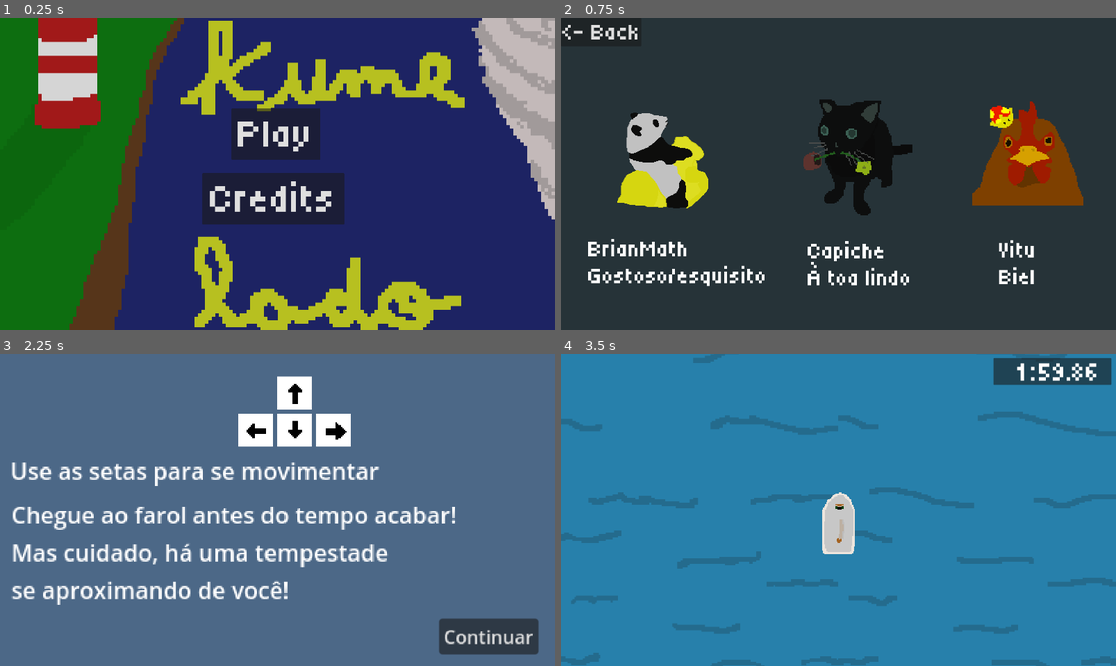
Above: before the commit, frames 1-4 (two rows, left to right).
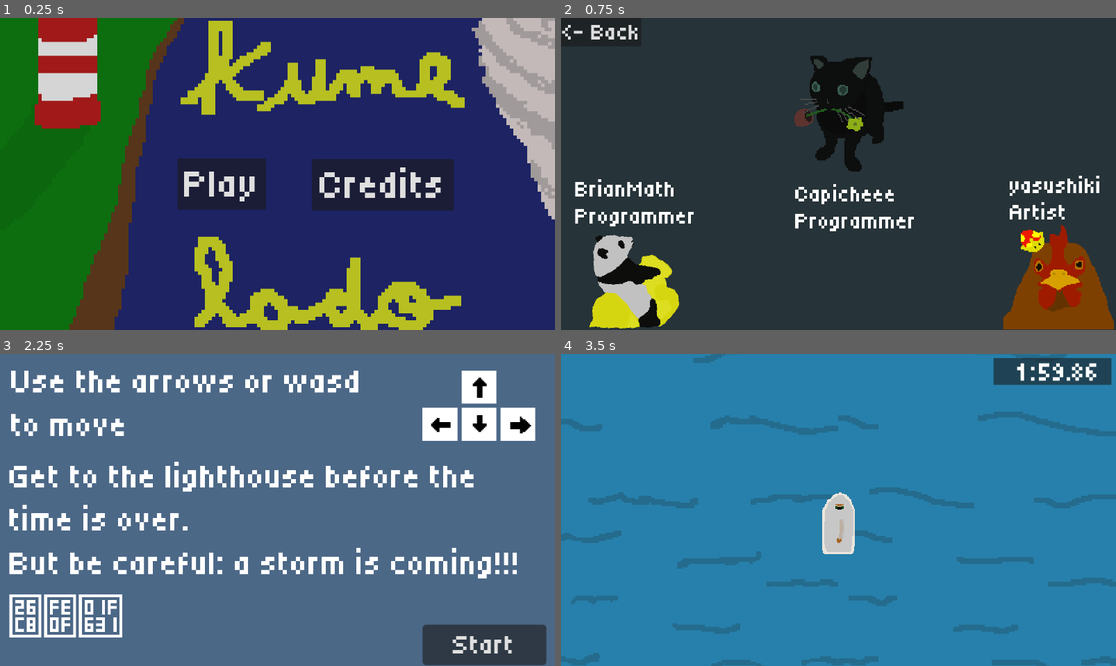
Above: after the commit, the same moments.

Repository: BrianMath/projeto-perfeito
Game: Godot game, scene res://Scenes/menu.tscn
Two runs of this game, one before a commit and one after it. Both use one fixed random seed, a clock stepped at 60 frames per second and the inputs below. Sound files missing from this copy of the repository are replaced by a short silence.
Inputs:
- Up to frame 1 (0.25 s): no input
- Up to frame 2 (0.75 s): click "Credits" at 0.5 s
- Up to frame 3 (2.25 s): click "<- Back" at 1.25 s; click "Play" at 2 s
- Up to frame 4 (3.5 s): click "Continuar" (after the commit: "Start") at 2.75 s

The runs differ from the first frame. In frame 1, 10% of the frame differs, in the area x 31-82%, y 28-67%; in frame 2, 23%, in the area x 2-100%, y 12-100%; in frame 3, 21%; in frame 4, nothing differs.

Commit message:
Jogo pronto

Diff:
--- a/Scenes/control.tscn
+++ b/Scenes/control.tscn
@@ -1,7 +1,16 @@
-[gd_scene load_steps=3 format=3 uid="uid://bd0shhw2vo0ai"]
+[gd_scene load_steps=6 format=3 uid="uid://bd0shhw2vo0ai"]
 
-[ext_resource type="Script" path="res://Scenes/control.gd" id="1_hu748"]
+[ext_resource type="Script" path="res://Scripts/control.gd" id="1_hu748"]
 [ext_resource type="Texture2D" uid="uid://davrtavcs0lrk" path="res://Assets/Images/setas.png" id="1_xry8e"]
+[ext_resource type="FontFile" uid="uid://7y2h2u4iw37n" path="res://Assets/Tiny5-Regular.ttf" id="3_nuaex"]
+
+[sub_resource type="LabelSettings" id="LabelSettings_j2ky5"]
+font = ExtResource("3_nuaex")
+font_size = 24
+
+[sub_resource type="LabelSettings" id="LabelSettings_dpnyf"]
+font = ExtResource("3_nuaex")
+font_size = 24
 
 [node name="Control" type="Node2D"]
 script = ExtResource("1_hu748")
@@ -17,34 +26,40 @@
 color = Color(0.298138, 0.407093, 0.527914, 1)
 
 [node name="setas" type="Sprite2D" parent="."]
-position = Vector2(1074, 326)
+position = Vector2(1712, 305)
 scale = Vector2(4.81, 4.95)
 texture = ExtResource("1_xry8e")
 
-[node name="Button" type="Button" parent="."]
-offset_left = 1519.0
-offset_top = 916.0
-offset_right = 1605.0
-offset_bottom = 947.0
-scale = Vector2(4, 4)
-text = "Continuar"
-
 [node name="Label" type="Label" parent="."]
-offset_left = 36.0
-offset_top = 346.0
-offset_right = 291.0
-offset_bottom = 369.0
+offset_left = 39.0
+offset_top = 28.0001
+offset_right = 313.0
+offset_bottom = 85.0001
 scale = Vector2(5, 5)
-text = "Use as setas para se movimentar"
+text = "Use the arrows or wasd to move"
+label_settings = SubResource("LabelSettings_j2ky5")
+autowrap_mode = 2
 
 [node name="Label2" type="Label" parent="."]
-offset_left = 39.0
-offset_top = 498.0
-offset_right = 430.0
-offset_bottom = 573.0
+offset_left = 33.0
+offset_top = 357.0
+offset_right = 410.0
+offset_bottom = 474.0
 scale = Vector2(5, 5)
-text = "Chegue ao farol antes do tempo acabar!
-Mas cuidado, há uma tempestade
-se aproximando de você!"
+text = "Get to the lighthouse before the time is over.
+But be careful: a storm is coming!!!
+⛈️😱"
+label_settings = SubResource("LabelSettings_dpnyf")
+autowrap_mode = 2
+
+[node name="Button" type="Button" parent="."]
+offset_left = 1462.0
+offset_top = 937.0
+offset_right = 1569.0
+offset_bottom = 972.0
+scale = Vector2(4, 4)
+theme_override_fonts/font = ExtResource("3_nuaex")
+theme_override_font_sizes/font_size = 24
+text = "Start"
 
 [connection signal="pressed" from="Button" to="." method="_on_button_pressed"]
--- a/Scenes/credits.tscn
+++ b/Scenes/credits.tscn
@@ -28,45 +28,46 @@
 text = "<- Back"
 
 [node name="Label" type="Label" parent="."]
-offset_left = 93.5001
-offset_top = 754.75
-offset_right = 713.5
-offset_bottom = 937.75
+offset_left = 49.0
+offset_top = 548.0
+offset_right = 669.0
+offset_bottom = 731.0
 text = "BrianMath
-Gostoso/esquisito"
+Programmer"
 label_settings = SubResource("LabelSettings_cdk0p")
 
 [node name="Label2" type="Label" parent="."]
-offset_left = 854.0
-offset_top = 762.0
-offset_right = 1284.0
-offset_bottom = 945.0
-text = "Capiche
-À toa lindo"
+offset_left = 811.0
+offset_top = 565.0
+offset_right = 1241.0
+offset_bottom = 748.0
+text = "Capicheee
+Programmer"
 label_settings = SubResource("LabelSettings_cdk0p")
 
 [node name="Label3" type="Label" parent="."]
-offset_left = 1514.5
-offset_top = 758.75
-offset_right = 1864.5
-offset_bottom = 941.75
-text = "Vitu
-Biel"
+offset_left = 1552.0
+offset_top = 535.0
+offset_right = 1902.0
+offset_bottom = 718.0
+text = "yasushiki
+Artist"
 label_settings = SubResource("LabelSettings_cdk0p")
 
 [node name="Icon" type="Sprite2D" parent="."]
-position = Vector2(372.5, 490.75)
+position = Vector2(264, 906)
+rotation = -0.0861854
 scale = Vector2(0.233333, 0.233333)
 texture = ExtResource("3_u4fiu")
 
 [node name="Icon2" type="Sprite2D" parent="."]
-position = Vector2(1026.5, 482.75)
+position = Vector2(996, 332)
 scale = Vector2(0.401064, 0.401064)
 texture = ExtResource("4_e8aw3")
 
 [node name="Icon3" type="Sprite2D" parent="."]
 modulate = Color(1, 1, 0, 1)
-position = Vector2(1615, 457)
+position = Vector2(1721, 886)
 scale = Vector2(0.3835, 0.3835)
 texture = ExtResource("5_h5tca")
 
--- a/Scenes/main.tscn
+++ b/Scenes/main.tscn
@@ -7,8 +7,8 @@
 [ext_resource type="Script" path="res://Scripts/panel.gd" id="4_tnimw"]
 [ext_resource type="Texture2D" uid="uid://dlykx0fvetq55" path="res://Assets/Images/fumaça.png" id="5_12xik"]
 [ext_resource type="Texture2D" uid="uid://ul7h85nfwn64" path="res://Assets/Images/mar.png" id="6_7yw0q"]
+[ext_resource type="Texture2D" uid="uid://b1x1pndu7h4n1" path="res://Assets/Images/chuva.png" id="6_seklw"]
 [ext_resource type="FontFile" uid="uid://7y2h2u4iw37n" path="res://Assets/Tiny5-Regular.ttf" id="6_v7o8l"]
-[ext_resource type="Texture2D" uid="uid://dbnrkvx0aa8e7" path="res://chuva.png" id="6_xfh0s"]
 [ext_resource type="Texture2D" uid="uid://cthsu7gykxvia" path="res://Assets/Images/farol.png" id="7_0jbni"]
 [ext_resource type="AudioStream" uid="uid://ctx2lqjnb8dg4" path="res://Assets/Sounds/jogo.wav" id="10_1d3fv"]
 
@@ -179,40 +179,40 @@
 "speed": 2.0
 }]
 
-[sub_resource type="AtlasTexture" id="AtlasTexture_wd6jm"]
-atlas = ExtResource("6_xfh0s")
+[sub_resource type="AtlasTexture" id="AtlasTexture_8vypf"]
+atlas = ExtResource("6_seklw")
 region = Rect2(0, 0, 500, 500)
 
-[sub_resource type="AtlasTexture" id="AtlasTexture_3onbd"]
-atlas = ExtResource("6_xfh0s")
+[sub_resource type="AtlasTexture" id="AtlasTexture_c7asg"]
+atlas = ExtResource("6_seklw")
 region = Rect2(500, 0, 500, 500)
 
-[sub_resource type="AtlasTexture" id="AtlasTexture_4v0an"]
-atlas = ExtResource("6_xfh0s")
+[sub_resource type="AtlasTexture" id="AtlasTexture_xgoni"]
+atlas = ExtResource("6_seklw")
 region = Rect2(0, 500, 500, 500)
 
-[sub_resource type="AtlasTexture" id="AtlasTexture_sco1e"]
-atlas = ExtResource("6_xfh0s")
+[sub_resource type="AtlasTexture" id="AtlasTexture_vhh51"]
+atlas = ExtResource("6_seklw")
 region = Rect2(500, 500, 500, 500)
 
-[sub_resource type="SpriteFrames" id="SpriteFrames_xi0fk"]
+[sub_resource type="SpriteFrames" id="SpriteFrames_8a31t"]
 animations = [{
 "frames": [{
 "duration": 1.0,
-"texture": SubResource("AtlasTexture_wd6jm")
-}, {
-"duration": 1.0,
-"texture": SubResource("AtlasTexture_3onbd")
-}, {
-"duration": 1.0,
-"texture": SubResource("AtlasTexture_4v0an")
-}, {
-"duration": 1.0,
-"texture": SubResource("AtlasTexture_sco1e")
+"texture": SubResource("AtlasTexture_8vypf")
+}, {
+"duration": 1.0,
+"texture": SubResource("AtlasTexture_c7asg")
+}, {
+"duration": 1.0,
+"texture": SubResource("AtlasTexture_xgoni")
+}, {
+"duration": 1.0,
+"texture": SubResource("AtlasTexture_vhh51")
 }],
 "loop": true,
-"name": &"default",
-"speed": 5.0
+"name": &"Chuvas",
+"speed": 3.0
 }]
 
 [sub_resource type="LabelSettings" id="LabelSettings_eqnqk"]
@@ -297,13 +297,16 @@
 sprite_frames = SubResource("SpriteFrames_b8m6f")
 animation = &"Raios"
 autoplay = "Raios"
-
-[node name="Chuva" type="AnimatedSprite2D" parent="CanvasLayer"]
+frame = 4
+frame_progress = 0.575116
+
+[node name="Chuvas" type="AnimatedSprite2D" parent="CanvasLayer"]
 visible = false
-position = Vector2(940, 555.5)
-scale = Vector2(3.836, 2.326)
-sprite_frames = SubResource("SpriteFrames_xi0fk")
-autoplay = "default"
+scale = Vector2(3.836, 1.942)
+sprite_frames = SubResource("SpriteFrames_8a31t")
+animation = &"Chuvas"
+autoplay = "Chuvas"
+centered = false
 
 [node name="Panel" type="Panel" parent="CanvasLayer"]
 offset_left = 1496.0
--- a/Scenes/menu.tscn
+++ b/Scenes/menu.tscn
@@ -14,19 +14,19 @@
 centered = false
 
 [node name="PlayButton" type="Button" parent="."]
-offset_left = 801.0
-offset_top = 313.0
-offset_right = 1108.0
-offset_bottom = 491.0
+offset_left = 614.0
+offset_top = 486.0
+offset_right = 921.0
+offset_bottom = 664.0
 theme_override_fonts/font = ExtResource("3_gr15r")
 theme_override_font_sizes/font_size = 140
 text = "Play"
 
 [node name="CreditsButton" type="Button" parent="."]
-offset_left = 700.0
-offset_top = 537.0
-offset_right = 1191.0
-offset_bottom = 715.0
+offset_left = 1079.0
+offset_top = 489.0
+offset_right = 1570.0
+offset_bottom = 667.0
 theme_override_fonts/font = ExtResource("3_gr15r")
 theme_override_font_sizes/font_size = 140
 text = "Credits"
--- a/Scenes/the_end.tscn
+++ b/Scenes/the_end.tscn
@@ -7,7 +7,11 @@
 
 [sub_resource type="LabelSettings" id="LabelSettings_60cbg"]
 font = ExtResource("3_25y20")
-font_size = 150
+font_size = 120
+
+[sub_resource type="LabelSettings" id="LabelSettings_ptwoy"]
+font_size = 24
+font_color = Color(0.38, 0.2337, 0.114, 1)
 
 [node name="TheEnd" type="Node2D"]
 script = ExtResource("1_0q8et")
@@ -25,6 +29,14 @@
 text = "You won! :)"
 label_settings = SubResource("LabelSettings_60cbg")
 
+[node name="Label2" type="Label" parent="."]
+offset_left = 2.0
+offset_top = 1050.0
+offset_right = 1157.0
+offset_bottom = 1211.0
+text = "ЖÍГА天ЕМБÁOWÍБÍГЕ"
+label_settings = SubResource("LabelSettings_ptwoy")
+
 [node name="Button" type="Button" parent="."]
 offset_left = 10.0
 offset_top = 370.0
--- a/Scripts/panel.gd
+++ b/Scripts/panel.gd
@@ -7,7 +7,8 @@
 @onready var spawner_6 = $"../../Spawner6"
 @onready var raios = $"../Raios"
 @onready var boat = $"../../Boat"
-@onready var chuva = $"../Chuva"
+@onready var chuvas = $"../Chuvas"
+
 
 var endline: bool = false
 var tempo: float = 120.00
@@ -17,8 +18,11 @@
 
 func _process(delta) -> void:
 	tempo -= delta
+	@warning_ignore("narrowing_conversion")
 	Minuto = fmod(tempo, 3600.0) / 60.0
+	@warning_ignore("narrowing_conversion")
 	Segundo = fmod(tempo, 60)
+	@warning_ignore("narrowing_conversion")
 	Milisegundo = fmod(tempo, 1) * 100
 
 	#tempestade
@@ -27,14 +31,18 @@
 		spawner.tempoF = 0.3
 		spawner_6.tempoI = 0.1
 		spawner_6.tempoF = 0.3
+
 		spawner_2.tempoI = 0.5
 		spawner_2.tempoF = 1
-		spawner_4.tempoI = 0.5
-		spawner_4.tempoF = 1
+		spawner_5.tempoI = 0.5
+		spawner_5.tempoF = 1
+
 		spawner_3.tempoI = 0.7
 		spawner_3.tempoF = 0.8
+		spawner_4.tempoI = 0.7
+		spawner_4.tempoF = 0.8
 		raios.visible = true
-		chuva.visible = true
+		chuvas.visible = true
 
 	# game over
 	if (tempo <= 0):
Not shown: 1 places in Scenes/the_end.tscn that only renumber resources
Renamed: Scenes/control.gd -> Scripts/control.gd
Binary file removed: chuva.png
Not shown, removed: chuva.png.import
Binary file removed: sem título.png
Not shown, removed: sem título.png.import
